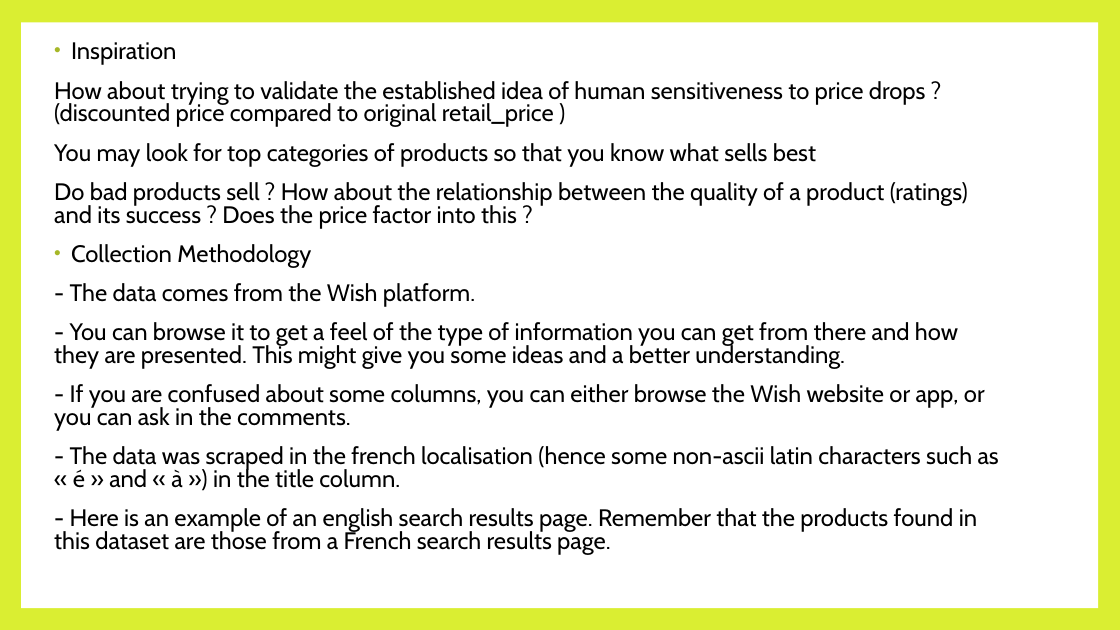
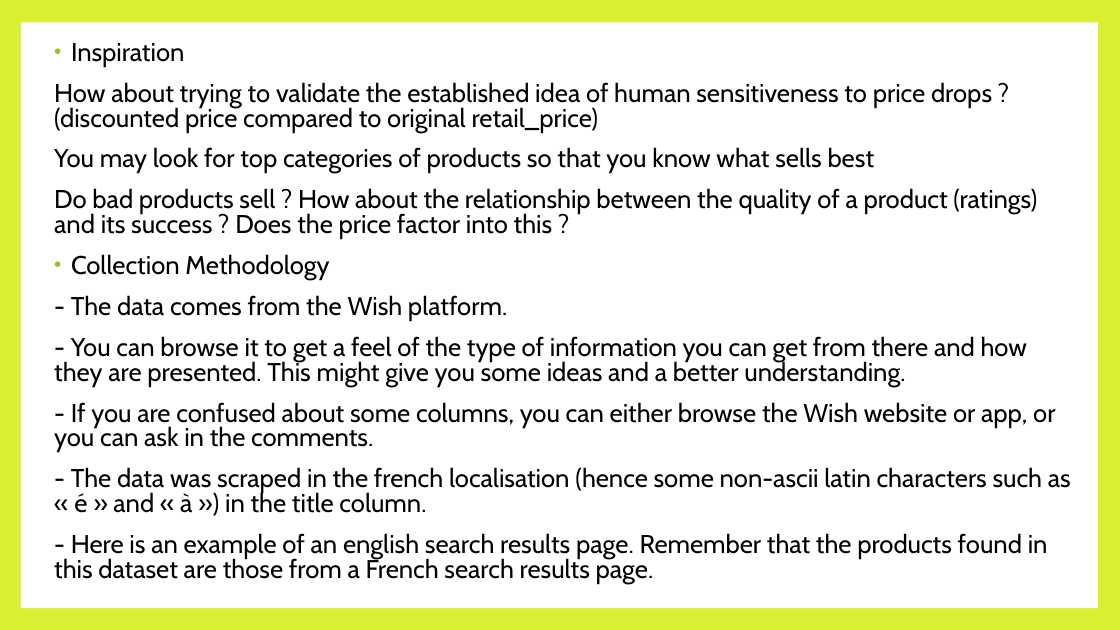
Before and after one commit to SpringNuance/Business-Intelligence, a slide deck: slide 17 of Power BI Assignment/Business Intelligence_Power BI Assignment Report.pptx. Drawn at 1120x630 pixels with LibreOffice and Linux fonts; fonts in the diff are those of the drawing. Boxes give left, top, right and bottom in pixels: in the first picture for what was removed or moved away, otherwise in the second. Text is boxed around its words. In the diff, an @@ line names an element or a change of style, - is before the commit and + after.

```diff
--- a/Power BI Assignment/Business Intelligence_Power BI Assignment Report.pptx
+++ b/Power BI Assignment/Business Intelligence_Power BI Assignment Report.pptx
@@ text at box(54, 43, 1071, 583): size 20.4 to 22 pt in "Inspiration", "You may look for top categories of ...", "Do bad products sell ? How about ...", "Collection Methodology" and 5 more places @@
@@ text at box(54, 82, 992, 132): text changed; size 20.4 to 22 pt @@
-How about trying to validate the established idea of human sensitiveness to price drops ? (discounted price compared to original retail_price )
+How about trying to validate the established idea of human sensitiveness to price drops ? (discounted price compared to original retail_price)
```
Also in this commit, not shown: 5 other slides changed, 12 slides added, 12 slides removed, 7 other files.
